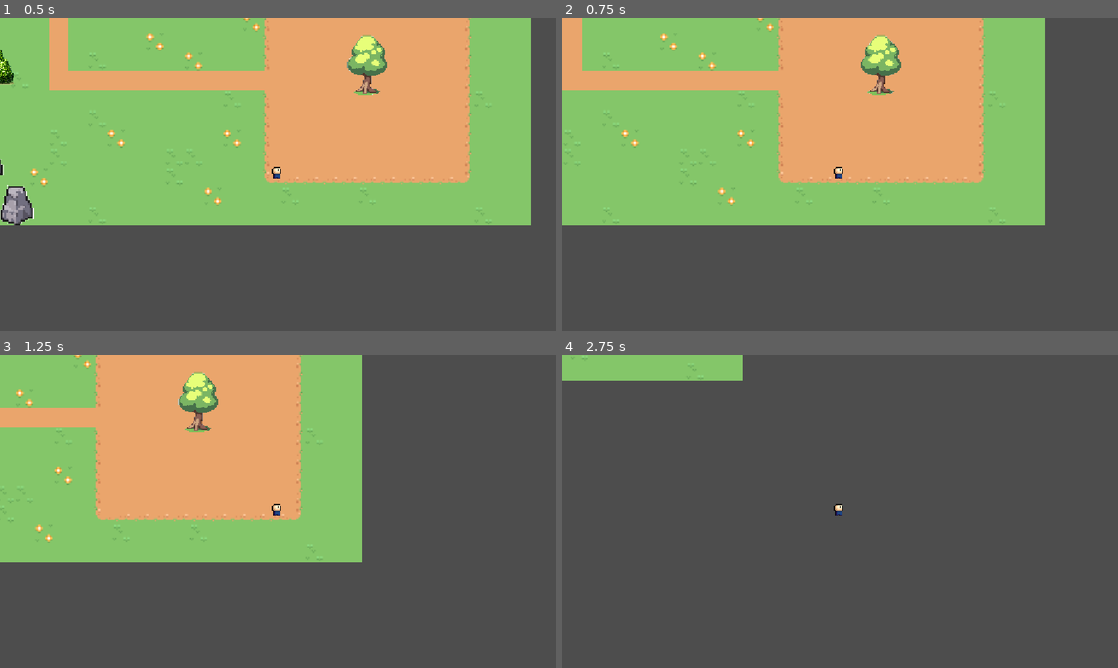
Above: before the commit, frames 1-4 (two rows, left to right).
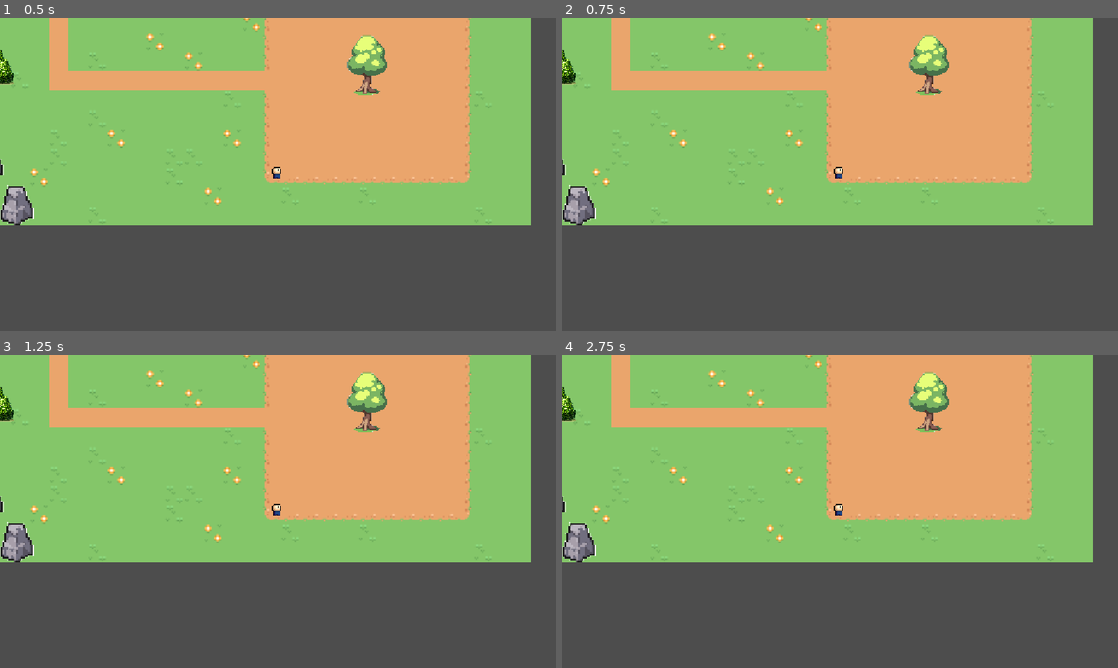
Above: after the commit, the same moments.

Repository: Katzmaniac90/ADAN
Game: Godot game, scene res://Scenes/World/World.tscn
The game is run twice, just before and just after one commit, with the same random seed, the same clock (stepped at 60 frames per second) and the same inputs.
Inputs:
- Up to frame 1 (0.5 s): no input
- Up to frame 2 (0.75 s): tap Enter at 0.5 s; hold Right (ui_right) from 0.53 s (still down); tap E (interact) at 0.6 s
- Up to frame 3 (1.25 s): keep holding Right (ui_right)
- Up to frame 4 (2.75 s): release Right (ui_right) at 1.28 s; hold Down (ui_down) 1.28-2.03 s; tap E (interact) at 1.35, 2.1 s; hold Right (ui_right) from 2.03 s (still down)

Frame 1 is identical in both runs. In frame 2, 19% of the frame differs, in the area x 0-96%, y 0-67%; in frame 3, 42%; in frame 4, 61%.

Commit message:
change to wasd
changed movement to

Diff:
--- a/player.gd
+++ b/player.gd
@@ -1,21 +1,9 @@
 extends CharacterBody2D
 
-@export var speed = 200
+var direction: Vector2 = Vector2(1,1)
+var speed: int = 150
 
 func _physics_process(delta):
-	var direction = Vector2.ZERO
-
-	if Input.is_action_pressed("ui_right"):
-		direction.x += 1
-
-	if Input.is_action_pressed("ui_left"):
-		direction.x -= 1
-
-	if Input.is_action_pressed("ui_down"):
-		direction.y += 1
-
-	if Input.is_action_pressed("ui_up"):
-		direction.y -= 1
-
-	velocity = direction.normalized() * speed
+	direction = Input.get_vector("left", "right", "up", "down")
+	velocity = direction * speed
 	move_and_slide()
--- a/project.godot
+++ b/project.godot
@@ -26,6 +26,26 @@
 "events": [Object(InputEventKey,"resource_local_to_scene":false,"resource_name":"","device":-1,"window_id":0,"alt_press …(192 unchanged characters)…
 ]
 }
+left={
+"deadzone": 0.2,
+"events": [Object(InputEventKey,"resource_local_to_scene":false,"resource_name":"","device":-1,"window_id":0,"alt_pressed":false,"shift_pressed":false,"ctrl_pressed":false,"meta_pressed":false,"pressed":false,"keycode":0,"physical_keycode":65,"key_label":0,"unicode":97,"location":0,"echo":false,"script":null)
+]
+}
+up={
+"deadzone": 0.2,
+"events": [Object(InputEventKey,"resource_local_to_scene":false,"resource_name":"","device":-1,"window_id":0,"alt_pressed":false,"shift_pressed":false,"ctrl_pressed":false,"meta_pressed":false,"pressed":false,"keycode":0,"physical_keycode":87,"key_label":0,"unicode":119,"location":0,"echo":false,"script":null)
+]
+}
+right={
+"deadzone": 0.2,
+"events": [Object(InputEventKey,"resource_local_to_scene":false,"resource_name":"","device":-1,"window_id":0,"alt_pressed":false,"shift_pressed":false,"ctrl_pressed":false,"meta_pressed":false,"pressed":false,"keycode":0,"physical_keycode":68,"key_label":0,"unicode":100,"location":0,"echo":false,"script":null)
+]
+}
+down={
+"deadzone": 0.2,
+"events": [Object(InputEventKey,"resource_local_to_scene":false,"resource_name":"","device":-1,"window_id":0,"alt_pressed":false,"shift_pressed":false,"ctrl_pressed":false,"meta_pressed":false,"pressed":false,"keycode":0,"physical_keycode":83,"key_label":0,"unicode":115,"location":0,"echo":false,"script":null)
+]
+}
 
 [physics]
 
